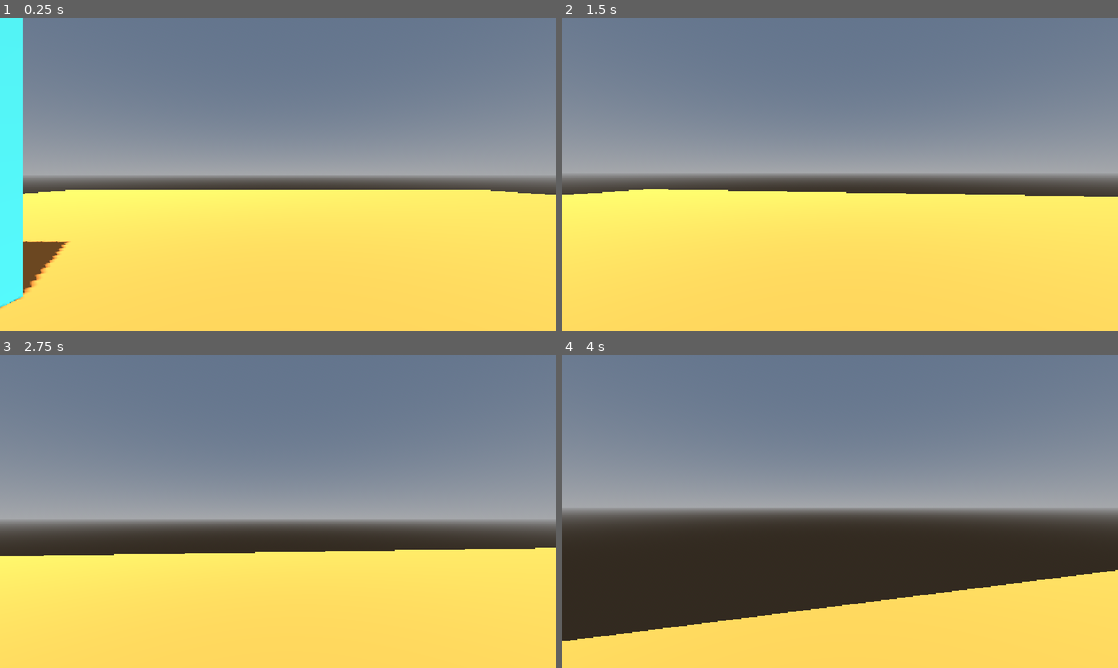
Above: before the commit, frames 1-4 (two rows, left to right).
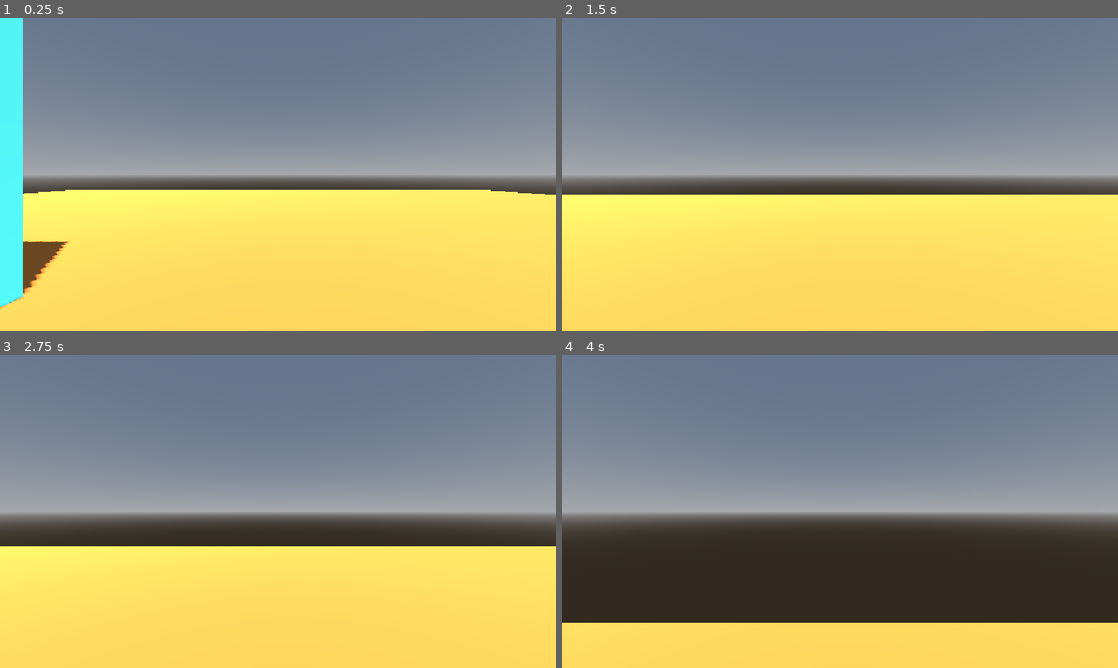
Above: after the commit, the same moments.

Repository: Jakobsen123/godot-multiplayer
Game: Godot game, scene res://Scenes/test_area.tscn
Same seed, same stepped clock (60 frames per second), same inputs: the game is played once before the commit and once after it.
Inputs (mouse positions are in pixels of both pictures, inside the frame that each line leads up to):
- Up to frame 1 (0.25 s): no input
- Up to frame 2 (1.5 s): tap Enter (ui_accept) at 0.5, 0.77 s; move the mouse to (867, 174) at 0.52 s; hold W (moveForward) from 0.53 s (still down); move the mouse to (812, 174) at 1.27 s
- Up to frame 3 (2.75 s): keep holding W (moveForward); tap Enter (ui_accept) at 1.52 s; move the mouse to (289, 505) at 2.02 s
- Up to frame 4 (4 s): keep holding W (moveForward); move the mouse to (834, 517) at 2.77 s; tap Enter (ui_accept) at 3.02, 3.77 s; move the mouse to (878, 514) at 3.52 s

The runs differ from the first frame. In frame 1, less than 0.1% of the frame differs, in the area x 0-96%, y 56-93%; in frame 2, 1.1%; in frame 3, 6.8%; in frame 4, 10%, in the area x 0-100%, y 49-92%.

Commit message:
big fix in network and halp from chat

Diff:
--- a/godot-mutliplayer/Scenes/test_area.tscn
+++ b/godot-mutliplayer/Scenes/test_area.tscn
@@ -26,6 +26,8 @@
 
 [node name="TestArea" type="Node3D" unique_id=644057017]
 
+[node name="Player" parent="." unique_id=1917613820 instance=ExtResource("1_gv3r5")]
+
 [node name="Ground" type="StaticBody3D" parent="." unique_id=2070876492]
 
 [node name="MeshInstance3D" type="MeshInstance3D" parent="Ground" unique_id=510497318]
@@ -35,9 +37,6 @@
 
 [node name="CollisionShape3D" type="CollisionShape3D" parent="Ground" unique_id=953006044]
 shape = SubResource("WorldBoundaryShape3D_e72e0")
-
-[node name="Player" parent="." unique_id=1917613820 instance=ExtResource("1_gv3r5")]
-transform = Transform3D(1, 0, 0, 0, 1, 0, 0, 0, 1, 0, 1.0997342, 0)
 
 [node name="MeshInstance3D" type="MeshInstance3D" parent="." unique_id=563056144]
 transform = Transform3D(5, 0, 0, 0, 5, 0, 0, 0, 5, -5.630133, 2.051271, 0)
--- a/godot-mutliplayer/Scripts/Network.gd
+++ b/godot-mutliplayer/Scripts/Network.gd
@@ -8,13 +8,38 @@
 var connected = false
 var send_timer = 0.0
 
+var playerManager: Node3D
+
+var receiveBuffer = ""
+
 
 func _ready():
+	playerManager = get_tree().current_scene.get_node("PlayerManager")
+
 	var error = tcp.connect_to_host(SERVER_IP, SERVER_PORT)
 
 	if error != OK:
 		print("Connection error: ", error)
 
+func receiveMessages():
+	var available = tcp.get_available_bytes()
+
+	if available > 0:
+		var result = tcp.get_data(available)
+
+		if result[0] == OK:
+			receiveBuffer += result[1].get_string_from_utf8()
+
+	while "\n" in receiveBuffer:
+		var newlinePos = receiveBuffer.find("\n")
+		var message = receiveBuffer.substr(0, newlinePos)
+
+		receiveBuffer = receiveBuffer.substr(newlinePos + 1)
+
+		var data = JSON.parse_string(message)
+
+		if data is Dictionary:
+			handle_message(data)
 
 func _process(delta):
 	tcp.poll()
@@ -24,6 +49,8 @@
 		if not connected:
 			connected = true
 			print("Connected to server!")
+
+		receiveMessages()
 
 		send_timer += delta
 
@@ -54,3 +81,19 @@
 		print("Send error: ", error)
 	else:
 		print("Sent: ", message)
+
+func handle_message(data: Dictionary):
+
+	if data.get("type") == "player_update":
+
+		var player_id = data["name"]
+
+		var pos = data["position"]
+
+		var player_position = Vector3(
+			pos["x"],
+			pos["y"],
+			pos["z"]
+	)
+
+		playerManager.updatePlayer(player_id, player_position)
--- a/godot-mutliplayer/Scripts/playerManager.gd
+++ b/godot-mutliplayer/Scripts/playerManager.gd
@@ -4,7 +4,7 @@
 
 var players = {}
 
-var myPlayerID = ""
+var myPlayerID = "Mattebassen"
 
 func spawnPlayer(id: String, spawnPosition: Vector3):
 	if players.has(id):
@@ -20,6 +20,16 @@
 
 	players[id] = player
 
+func updatePlayer(id: String, newPosition: Vector3):
+
+	if not players.has(id):
+		spawnPlayer(id, newPosition)
+
+	var player = players[id]
+
+	if not player.isLocalPlayer:
+		player.target_position = newPosition
+
 func removePlayer(id: String):
 	if players.has(id):
 		players[id].queue_free()
--- a/godot-mutliplayer/Scripts/playerMovement.gd
+++ b/godot-mutliplayer/Scripts/playerMovement.gd
@@ -8,10 +8,20 @@
 
 @onready var camera = $Camera3D
 
+var targetPos: Vector3
+
+var sendTimer = 0.0
+
 func _ready() -> void:
-	Input.mouse_mode = Input.MOUSE_MODE_CAPTURED
+	if isLocalPlayer:
+		Input.mouse_mode = Input.MOUSE_MODE_CAPTURED
+	else:
+		camera.current = false
 
 func _unhandled_input(event: InputEvent) -> void:
+	if isLocalPlayer:
+		return
+
 	if event is InputEventMouseMotion:
 		rotate_y(-event.relative.x * mouseSens)
 		camera.rotate_x(-event.relative.y * mouseSens)
@@ -43,6 +53,18 @@
 			velocity.x = move_toward(velocity.x, 0, SPEED)
 			velocity.z = move_toward(velocity.z, 0, SPEED)
 
+		sendTimer += delta
+
+		if sendTimer >= 0.05:
+			sendTimer = 0.0
+			Network.send_player_data("Mattebassen", global_position)
+
 	move_and_slide()
 
-	Network.send_player_data("PLAYERNAME", global_position)
+
+func _process(delta):
+	if not isLocalPlayer:
+		global_position = global_position.lerp(
+			targetPos,
+			10.0 * delta
+		)
